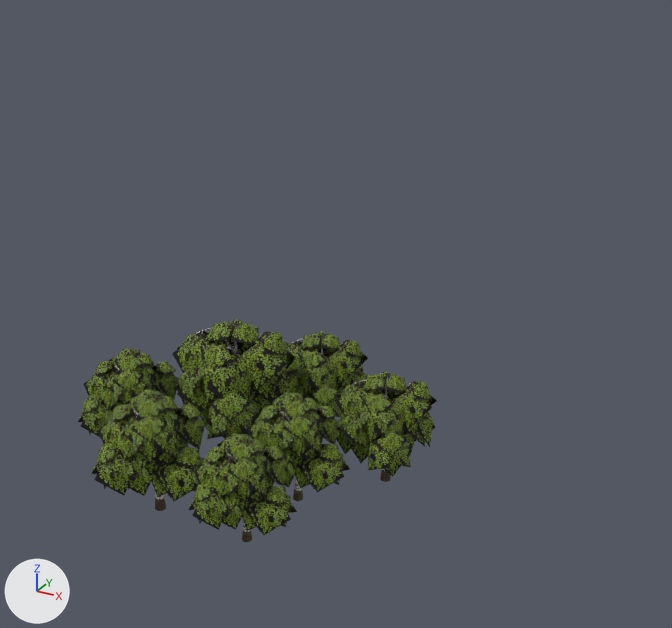
An edit to the FBX model Age_MACE/Assets/DevsTestFolder/Felipe/TestPrefabs/Birch_tree_cluster03.fbx, drawn before and after from the same camera.
Both versions are drawn from a camera (50 mm lens) standing at (68.7, -123.5, 75.7) and looking at (25.0, -44.1, 36.0). Arrows for +X, +Y and +Z are at lower left; the lights stay in place. Vertices at the same position are counted once.

The scene before the commit, as lines of its bpy script (objects in view):
```python
me_mesh = bpy.data.meshes.new('Mesh')
me_mesh.from_pydata(...)  # 5951 vertices, 6258 faces; spans x -2107.0..1847.0, y -864.0..864.0, z -1740.0..1794.0
# faces by material slot: [2912, 3346]
me_mesh.materials.append(mat_23___default)  # picture img_birch_bark_psd
me_mesh.materials.append(mat_birch_leaves)  # picture img_birch_leaves_psd
ob_birch_tree_cluster03 = bpy.data.objects.new('Birch_tree_cluster03', me_mesh)
ob_birch_tree_cluster03.location = (16.5, -46.0, 23.4)
ob_birch_tree_cluster03.rotation_euler = (1.571, 0.0, 0.0)  # degrees (90, 0, 0)
ob_birch_tree_cluster03.scale = (0.01, 0.01, 0.01)
```
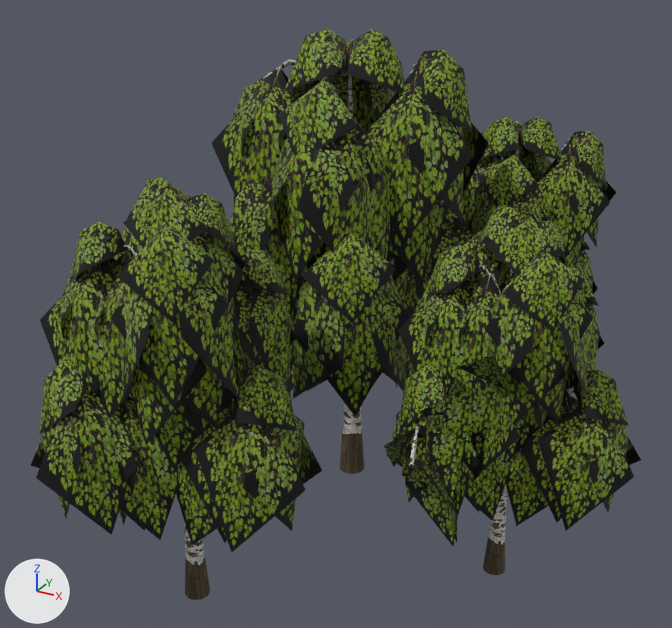
Location of each change, [x1, y1, x2, y2] in pixels of the pictures (672 x 628 px):
'Birch_tree_cluster03', reshaped, moved, rescaled (70% wider, 156% taller)
    before: [78, 319, 437, 542]
    after: [31, 28, 641, 600]
part 1 of me_mesh, deleted (green)
    before: [78, 348, 437, 542]
part 2 of me_mesh, deleted
    before: [309, 390, 343, 417]
part 3 of me_mesh, deleted
    before: [158, 373, 178, 399]
part 4 of me_mesh, cut back
    before: [265, 446, 288, 490]
    after: [384, 428, 457, 494]

Diff of the bpy script that builds the scene:
```diff
--- a/Age_MACE/Assets/DevsTestFolder/Felipe/TestPrefabs/Birch_tree_cluster03.fbx.py
+++ b/Age_MACE/Assets/DevsTestFolder/Felipe/TestPrefabs/Birch_tree_cluster03.fbx.py
@@ me_mesh @@
 # used by ob_birch_tree_cluster03; location = (16.5, -46.0, 23.4); rotation_euler = (1.571, 0.0, 0.0), in degrees (90, 0, 0); scale = (0.01, 0.01, 0.01)
-me_mesh.from_pydata(...)  # 5951 vertices, 6258 faces; spans x -2107.0..1847.0, y -864.0..864.0, z -1740.0..1794.0
+me_mesh.from_pydata(...)  # 3451 vertices, 3597 faces; spans x -1308.0..1271.0, y -864.0..864.0, z -1740.0..1794.0
+# me_mesh part 1: 206 loose pieces with 2412 vertices, spanning x -2107.0..1847.0, y -850.0..506.0, z -1158.0..1722.0, are deleted
+# me_mesh part 2
+# 14 vertices are removed from x 366.0..629.0, y -518.0..-160.0, z -1044.0..-510.0
+# 29 faces are deleted
+# me_mesh part 3
+# 8 vertices are removed from x -1544.0..-1144.0, y -192.0..215.0, z -87.0..296.0
+# 11 faces are deleted
+# me_mesh part 4
+# 66 vertices are removed from x 195.0..859.0, y -570.0..144.0, z 707.0..1231.0
+# 89 faces are deleted
+# 3 new faces join them, mat_birch_leaves (picture img_birch_leaves_psd)
 me_mesh.materials.append(mat_23___default)
@@ ob_birch_tree_cluster03 @@
 ob_birch_tree_cluster03 = bpy.data.objects.new('Birch_tree_cluster03', me_mesh)
-ob_birch_tree_cluster03.location = (16.5, -46.0, 23.4)
+ob_birch_tree_cluster03.location = (32.7, -41.4, 38.4)
 ob_birch_tree_cluster03.rotation_euler = (1.571, 0.0, 0.0)  # degrees (90, 0, 0)
-ob_birch_tree_cluster03.scale = (0.01, 0.01, 0.01)
+ob_birch_tree_cluster03.scale = (0.02, 0.03, 0.02)
```
